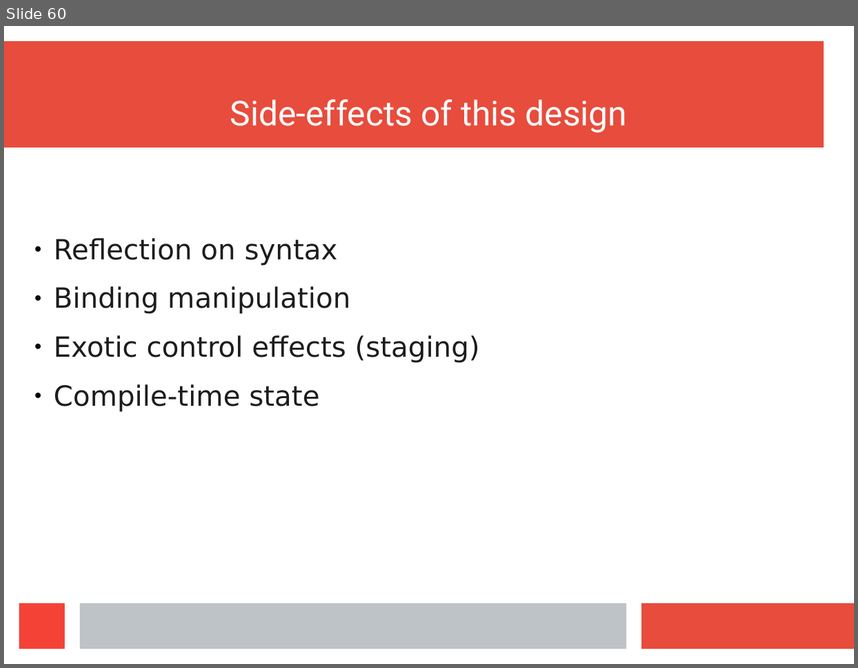
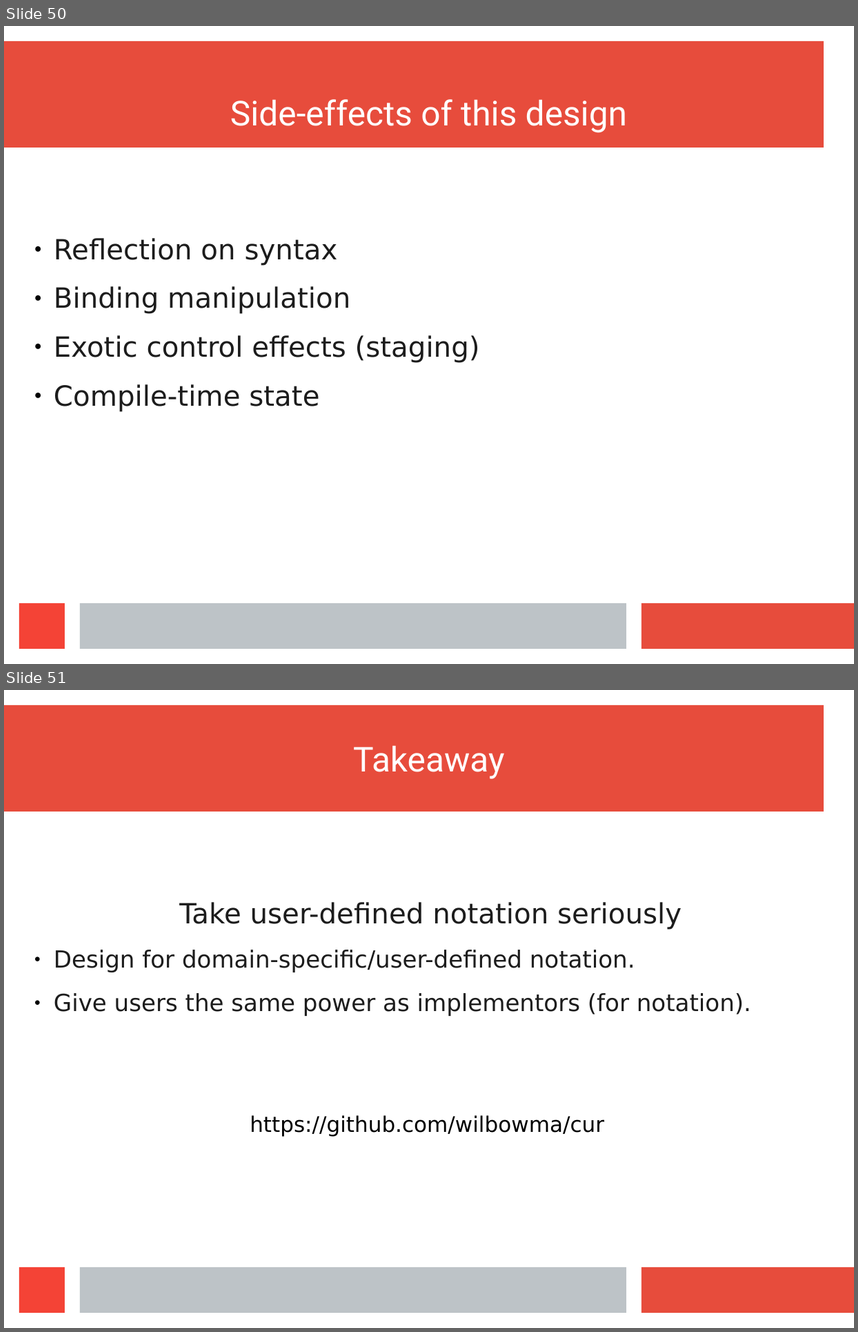
Before and after one commit to wilbowma/cur, a slide deck: hope-2016/slides.odp. Shown one above the other, each under a label of ours: slide 60 before the commit, slides 50 and 51 after it. The pictures are 858x668 and 858x1332 pixels, drawn with LibreOffice and Linux fonts; fonts in the diff are those of the drawing. Boxes give left, top, right and bottom in pixels: in the first picture for what was removed or moved away, otherwise in the second. Text is boxed around its words. In the diff, an @@ line names an element or a change of style, - is before the commit and + after.

Commit message:
Takeaway slide

```diff
--- a/hope-2016/slides.odp
+++ b/hope-2016/slides.odp
@@ slide 51 added at (x1=4, y1=690, x2=854, y2=1328), background #FFFFFF; not listed: 4 template elements that a slide beside it also shows @@
@@ title added at (x1=353, y1=745, x2=504, y2=779), 32 pt, text #FFFFFF @@
+Takeaway
@@ text added at (x1=54, y1=902, x2=751, y2=1016), 22 pt, text #1C1C1C @@
+Take user-defined notation seriously
+● Design for domain-specific/user-defined notation.
+● Give users the same power as implementors (for notation).
@@ text added at (x1=250, y1=1115, x2=604, y2=1136), 20 pt, text #000000 @@
+https://github.com/wilbowma/cur
@@ what was slide 60 is now slide 50 @@
```
Also in this commit, not shown: 1 slide changed, 11 slides removed.
